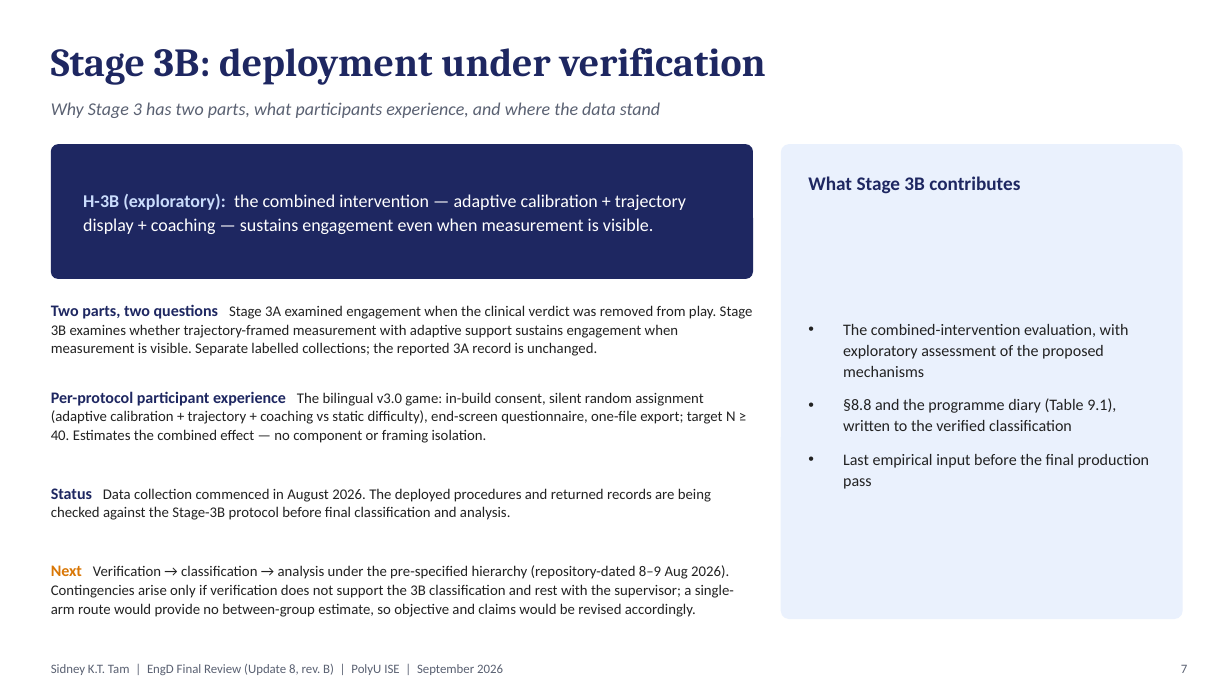
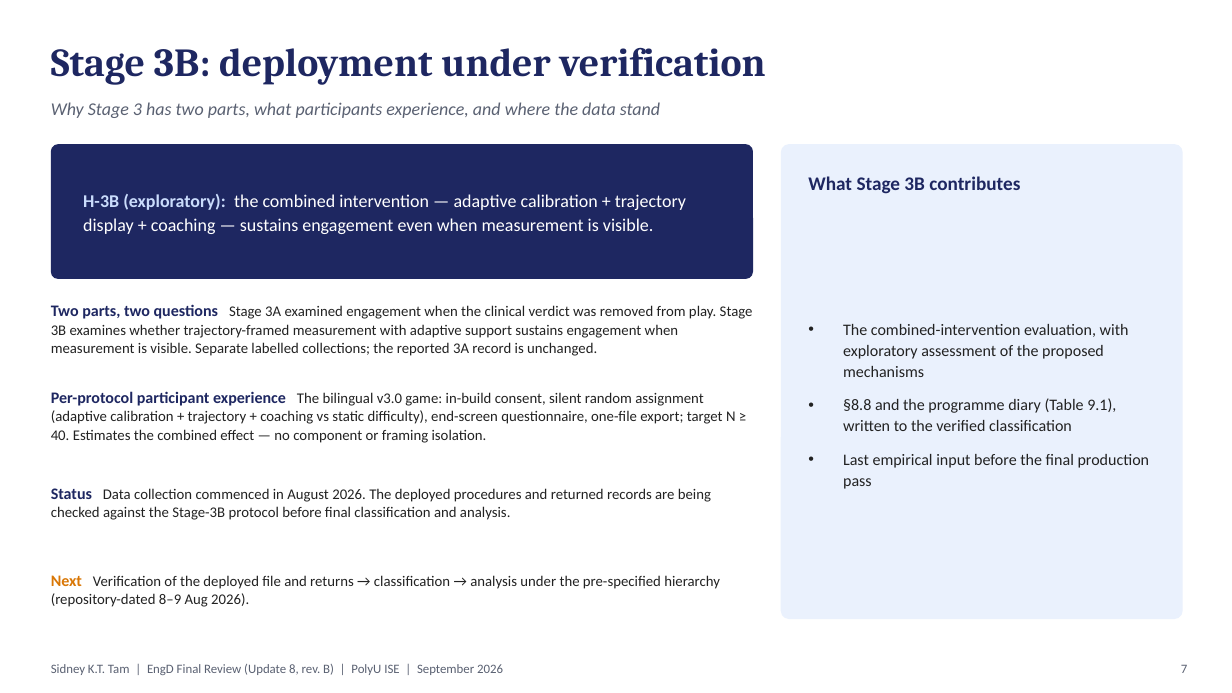
Before and after one commit to leicatam/gamification, a slide deck: slide 7 of docs/presentations/EngD_Update_8_Final_Review_September2026_revB.pptx. Drawn at 1232x693 pixels with LibreOffice and Linux fonts; fonts in the diff are those of the drawing. Boxes give left, top, right and bottom in pixels: in the first picture for what was removed or moved away, otherwise in the second. Text is boxed around its words. In the diff, an @@ line names an element or a change of style, - is before the commit and + after.

```diff
--- a/docs/presentations/EngD_Update_8_Final_Review_September2026_revB.pptx
+++ b/docs/presentations/EngD_Update_8_Final_Review_September2026_revB.pptx
@@ text at box(51, 575, 720, 607): text changed @@
-Next Verification → classification → analysis under the pre-specified hierarchy (repository-dated 8–9 Aug 2026). Contingencies arise only if verification does not support the 3B classification and rest with the supervisor; a single-arm route would provide no between-group estimate, so objective and claims would be revised accordingly.
+Next Verification of the deployed file and returns → classification → analysis under the pre-specified hierarchy (repository-dated 8–9 Aug 2026).
```
Also in this commit, not shown: 1 other file.
